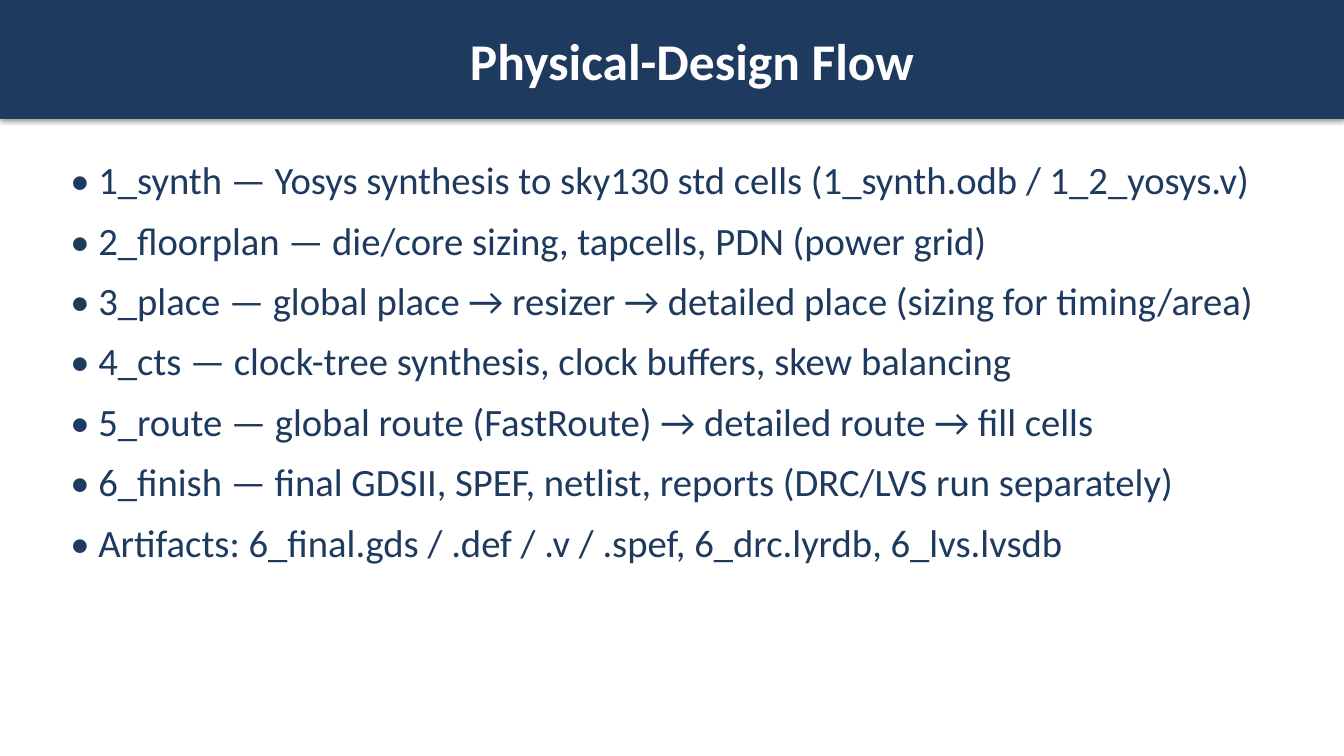
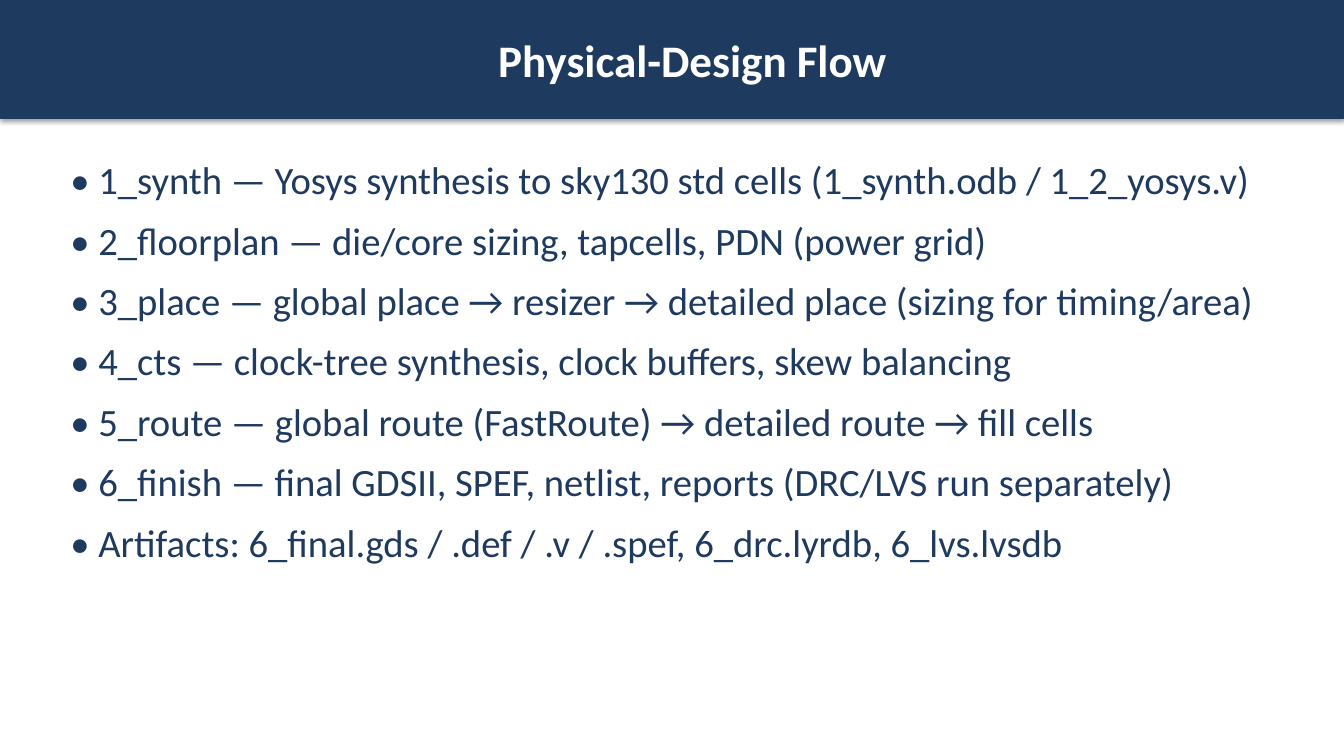
Before and after one commit to wuhannus/lunarch, a slide deck: slide 9 of flow/LUNARCH_AI_Driven_Chip_Design.pptx (slide 8 before the commit). Drawn at 1344x756 pixels with LibreOffice and Linux fonts; fonts in the diff are those of the drawing. Boxes give left, top, right and bottom in pixels: in the first picture for what was removed or moved away, otherwise in the second. Text is boxed around its words. In the diff, an @@ line names an element or a change of style, - is before the commit and + after.

```diff
--- a/flow/LUNARCH_AI_Driven_Chip_Design.pptx
+++ b/flow/LUNARCH_AI_Driven_Chip_Design.pptx
@@ rectangle "Physical-Design Flow" at bbox=[0, 0, 1344, 119]: size 36.8 to 32.2 pt @@
```
Also in this commit, not shown: 18 other slides changed, 1 slide added, 7 other files.
